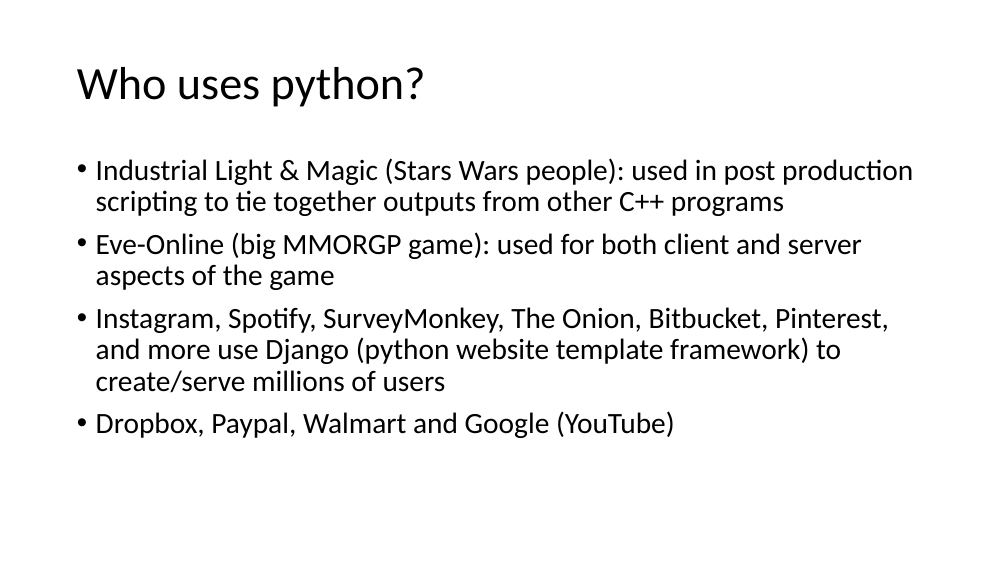
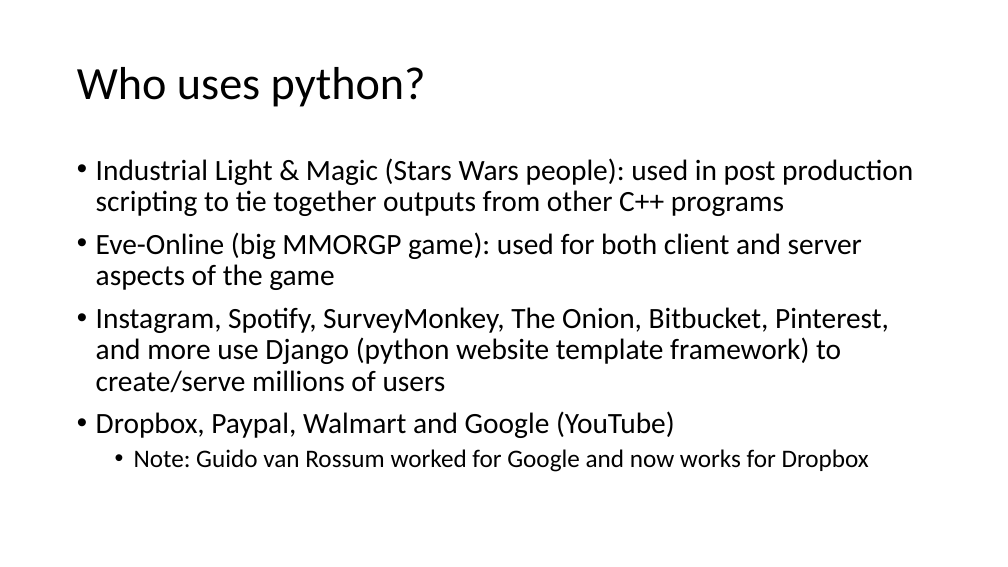
Before and after one commit to MarsUniversity/ece387-robotics, a slide deck: slide 5 of lessons/block_1_basics/lsn4-python.pptx. Drawn at 1008x567 pixels with LibreOffice and Linux fonts; fonts in the diff are those of the drawing. Boxes give left, top, right and bottom in pixels: in the first picture for what was removed or moved away, otherwise in the second. Text is boxed around its words. In the diff, an @@ line names an element or a change of style, - is before the commit and + after.

Commit message:
python update

```diff
--- a/lessons/block_1_basics/lsn4-python.pptx
+++ b/lessons/block_1_basics/lsn4-python.pptx
@@ text at bbox=[134, 449, 869, 472]: paragraph added @@
+  • Note: Guido van Rossum worked for Google and now works for Dropbox
```
Also in this commit, not shown: 5 other slides changed.
